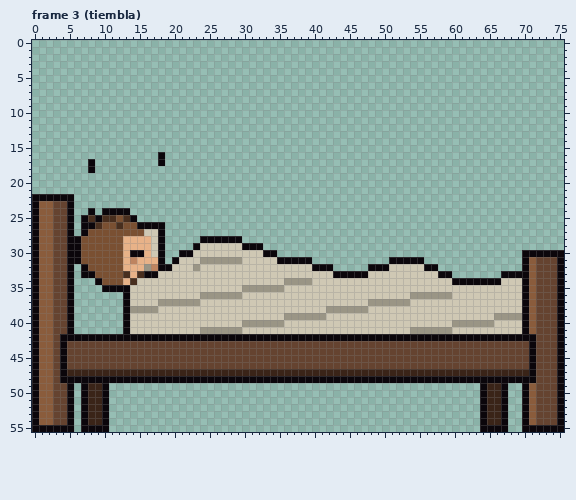
Two versions of one pixel-art file, arte/objetos/bruno_202.aseprite. That is the earlier state.
76x56 pixels, 15 frames. Shown: frame 3 (tiembla). The commit also changed other frames, which this record leaves out.
And afterwards:
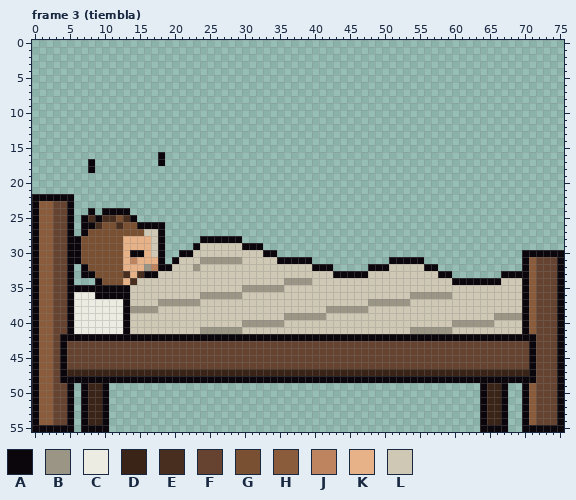
Palette (. is transparent): A #0b060b  B #9a9585  C #ecece2  D #3a2418  E #482e1e  F #654330  G #7a5032  H #8a5c3c  J #be8460  K #e8b288  L #cfc8b4
Diff:
--- frame 3 (tiembla)
@@ x 4..14 @@
 34 FA...AGGGKE
-35 FA....AAAAL
-36 FA.......AL
-37 FA.......AL
-38 FA.......AB
-39 FA.......AL
-40 FA.......AL
-41 FA.......AL
+35 FAAAAAAAAAL
+36 FACCCAAAAAL
+37 FACCCCCCCAL
+38 FACCCCCCCAB
+39 FACCCCCCCAL
+40 FACCCCCCCAL
+41 FACCCCCCCAL
 42 AAAAAAAAAAA
